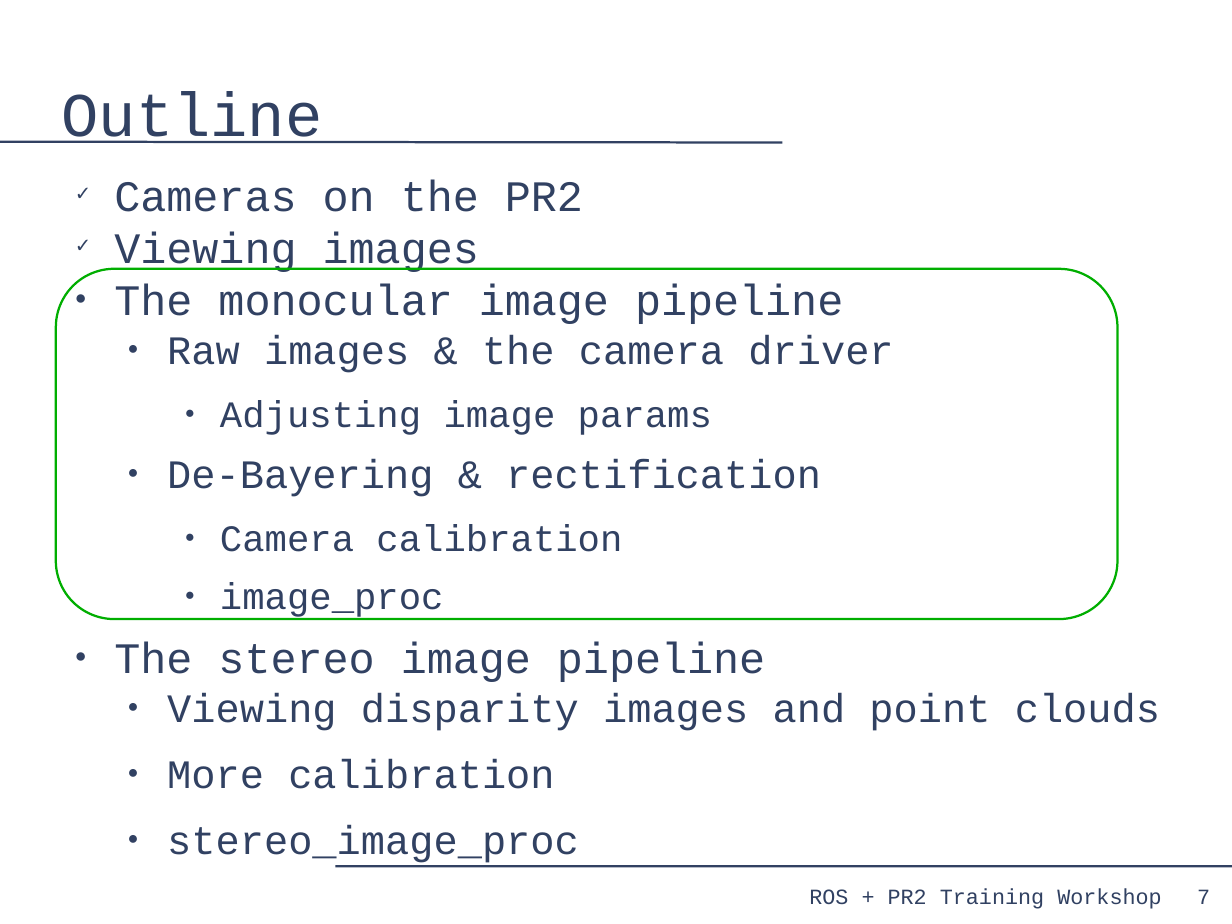
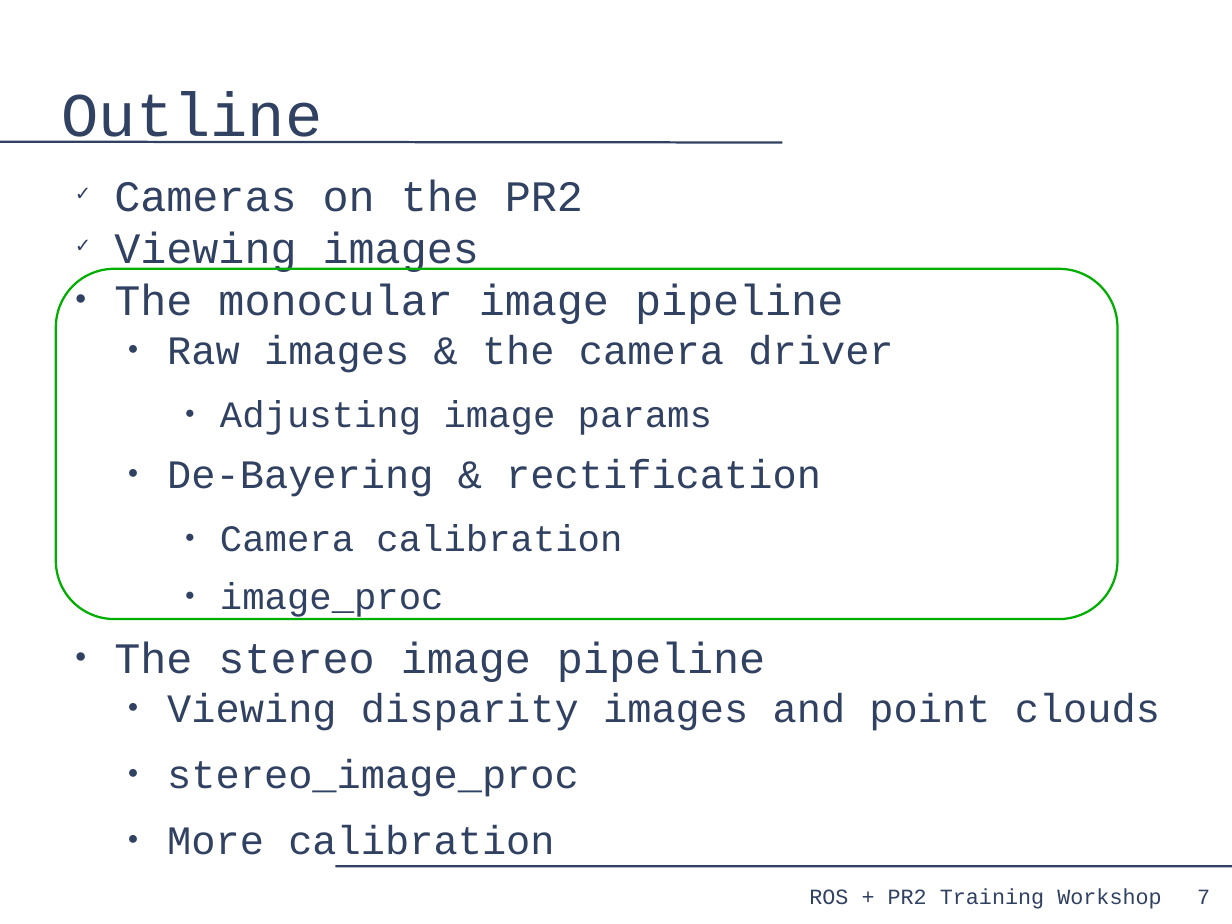
Before and after one commit to PR2/pr2_docs, a slide deck: slide 7 of pr2_training_workshop/processing_camera_data/slides.odp. Drawn at 1232x924 pixels with LibreOffice and Linux fonts; fonts in the diff are those of the drawing. Boxes give left, top, right and bottom in pixels: in the first picture for what was removed or moved away, otherwise in the second. Text is boxed around its words. In the diff, an @@ line names an element or a change of style, - is before the commit and + after.

```diff
--- a/pr2_training_workshop/processing_camera_data/slides.odp
+++ b/pr2_training_workshop/processing_camera_data/slides.odp
@@ text at [167,759,579,797]: paragraph added @@
+  ● stereo_image_proc
@@ text at [167,825,579,866]: paragraph removed @@
-  ● stereo_image_proc
```
Also in this commit, not shown: 17 other slides changed, 2 slides added.
